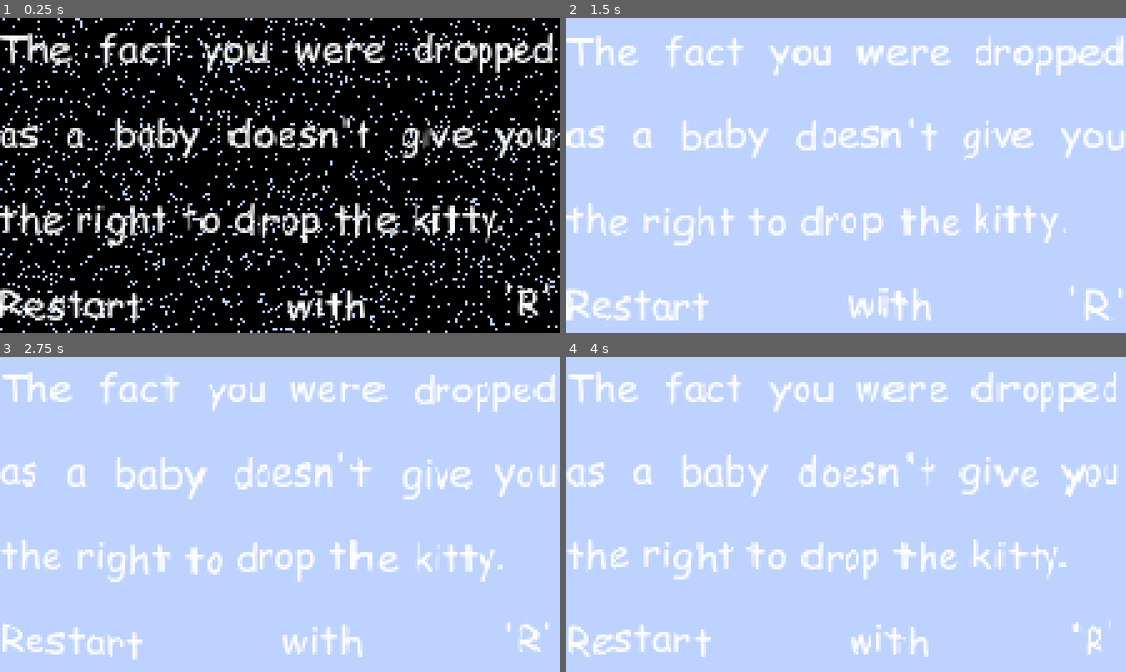
Above: before the commit, frames 1-4 (two rows, left to right).
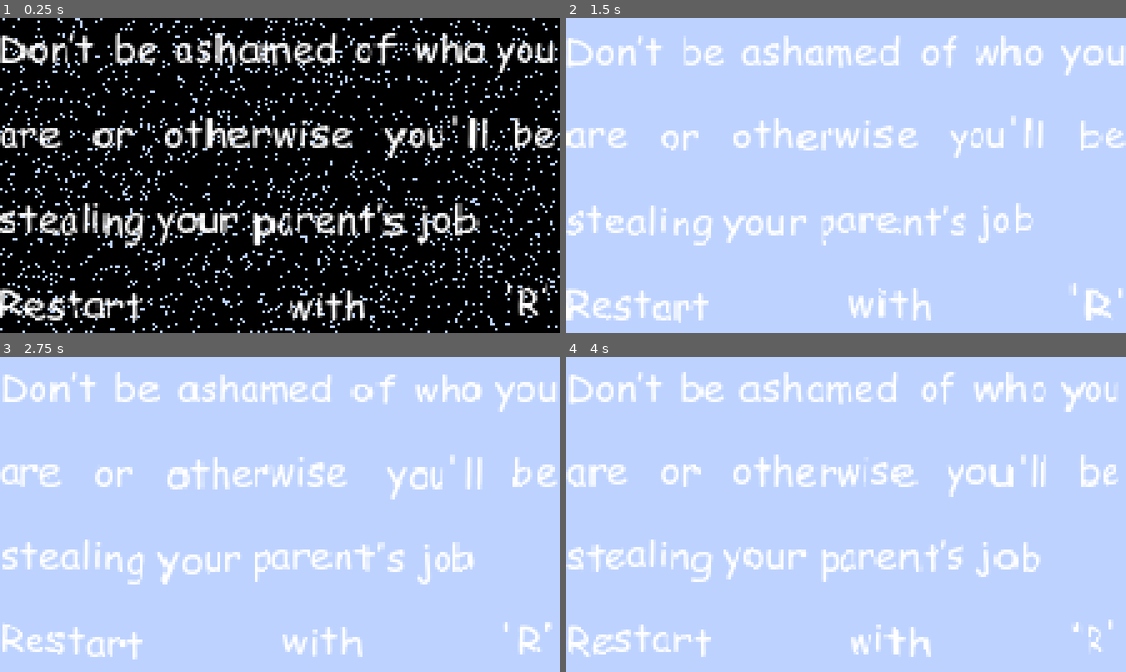
Above: after the commit, the same moments.

Repository: nobody-but-me/cute-kitty
Game: Godot game, scene res://scenes/ui/restart_text.tscn
The game is run twice, just before and just after one commit, with the same random seed, the same clock (stepped at 60 frames per second) and the same inputs. This scene is started directly instead of the project's main scene.
Inputs:
- Up to frame 1 (0.25 s): no input
- Up to frame 2 (1.5 s): tap Enter at 0.5 s; tap A (a) at 0.6 s; tap Space (jump) at 0.77, 1.07 s; tap D (d) at 0.8, 1.35 s
- Up to frame 3 (2.75 s): tap Space (jump) at 1.52, 1.55, 1.82, 2.1 s; tap A (a) at 2.3 s
- Up to frame 4 (4 s): tap A (a) at 2.85 s; tap Space (jump) at 3.02, 3.32, 3.77, 3.8 s; tap D (d) at 3.05, 3.6 s

The runs differ from the first frame. In frame 1, 15% of the frame differs, in the area x 0-100%, y 4-97%; in frame 2, 10%; in frame 3, 11%; in frame 4, 11%.

Commit message:
New restart messages.

Diff:
--- a/scripts/components/restart_text.gd
+++ b/scripts/components/restart_text.gd
@@ -7,7 +7,7 @@
 	"Let's try not to jump right in the spines next time...",
 	"Organs, organs and more organs...",
 	"Poor little kitty! See what you did to it! What a monster!",
-	"Blood explosion!",
+	"Unfortunately it was not you who exploded...",
 	"It's hard for you to press the jump button, so, please, try to press 'R' now" ,
 	"...",
 	"If I were your mother, I'd feel embarresed.",
@@ -20,11 +20,22 @@
 	"Maybe games are not for you, buddy",
 	"Your mommy was right: you are a failure.",
 	"Next time, get your fingers out of your dirty bootyhole and use them to play the game.",
+	"If I wanted to kill myself, I'd climb to your gameplay skills and jump to your IQ.",
 	"Oh boy, that's why abortion exists",
 	"The fact you were dropped as a baby doesn't give you the right to drop the kitty.",
 	"Even Miranda would be able to beat this game.",
 	"Are you paralyzed? Because it seems like you are",
 	"Don't you get tired of dying?",
+	"You have your entire life to be an idiot. Why not take this gameplay time off?",
+	"You are the reason why humans have the middle finger.",
+	"Mediocre! Mediocre! Mediocre! Dumb! Dumb! Dumb!",
+	"Next time you look at the mirror, say hi to the clown you see.",
+	"Don’t be ashamed of who you are or otherwise you'll be stealing your parent’s job",
+	"I am jealous of all the people who haven’t seen you playing video games.",
+	"Let me bet: your parents change the subject when their friends ask about you?",
+	"It's impossible to underestimate you.",
+	"the fact that you have lived this long is both surprising and disappointing",
+	"Hopefully you'll become a organ donor, so then you can do something somehow useful",
 ]
 var random = RandomNumberGenerator.new()
 var selected_text: int = 0;
